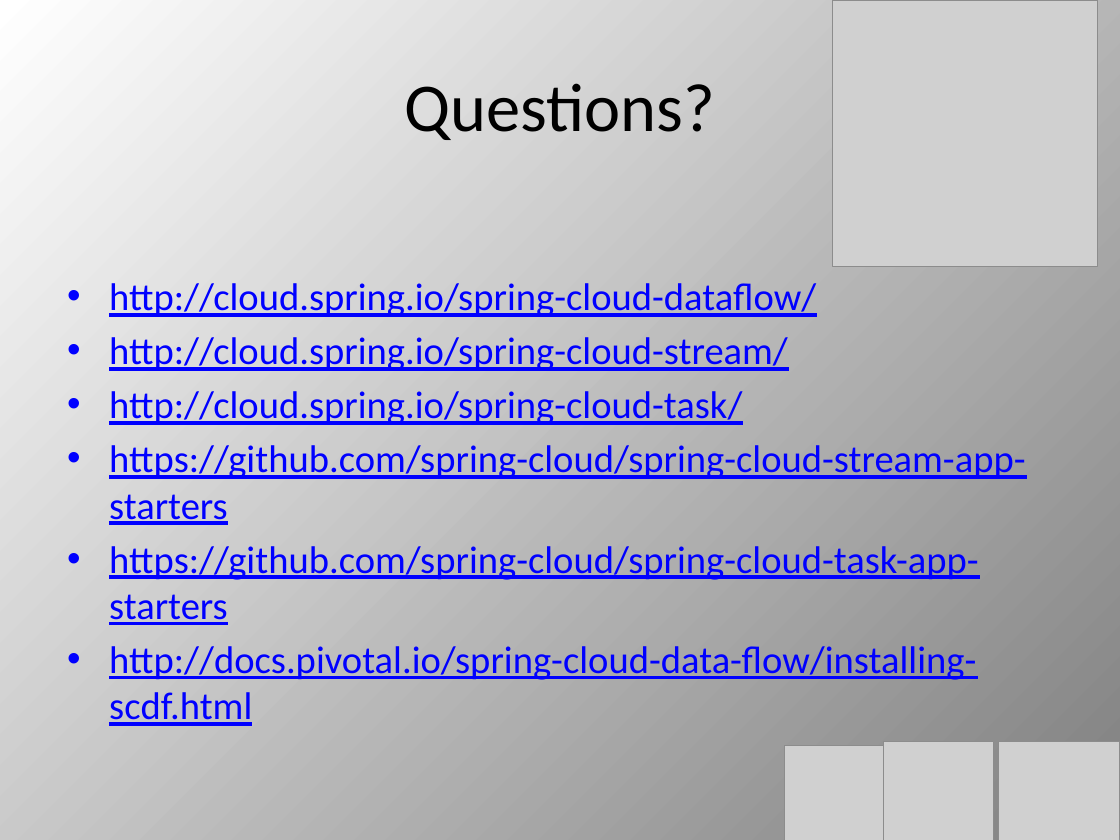
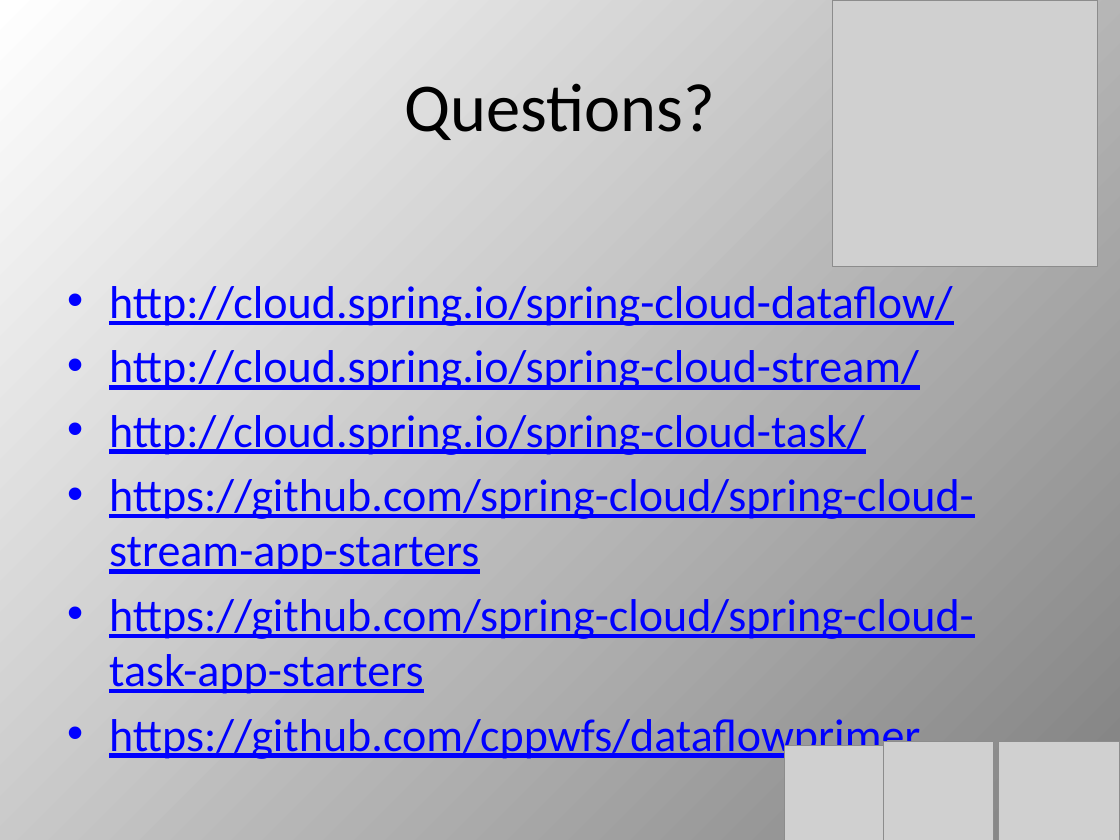
Before and after one commit to cppwfs/dataflowprimer, a slide deck: slide 36 of DataFlow1.pptx. Drawn at 1120x840 pixels with LibreOffice and Linux fonts; fonts in the diff are those of the drawing; grey boxes stand for pictures. Boxes give left, top, right and bottom in pixels: in the first picture for what was removed or moved away, otherwise in the second. Text is boxed around its words. In the diff, an @@ line names an element or a change of style, - is before the commit and + after.

```diff
--- a/DataFlow1.pptx
+++ b/DataFlow1.pptx
@@ text at [109,279,974,694]: size 24.8 to 29.6 pt in "http://cloud.spring.io/spring-cloud-dataflow/", "http://cloud.spring.io/spring-cloud-stream/", "http://cloud.spring.io/spring-cloud-task/", "https://github.com/spring-cloud/spring-cloud-stream-app-star ..." and 1 more places @@
@@ text at [109,719,920,762]: text changed; size 24.8 to 29.6 pt @@
-• http://docs.pivotal.io/spring-cloud-data-flow/installing-scdf.html
+• https://github.com/cppwfs/dataflowprimer
```
Also in this commit, not shown: 2 other slides changed.
